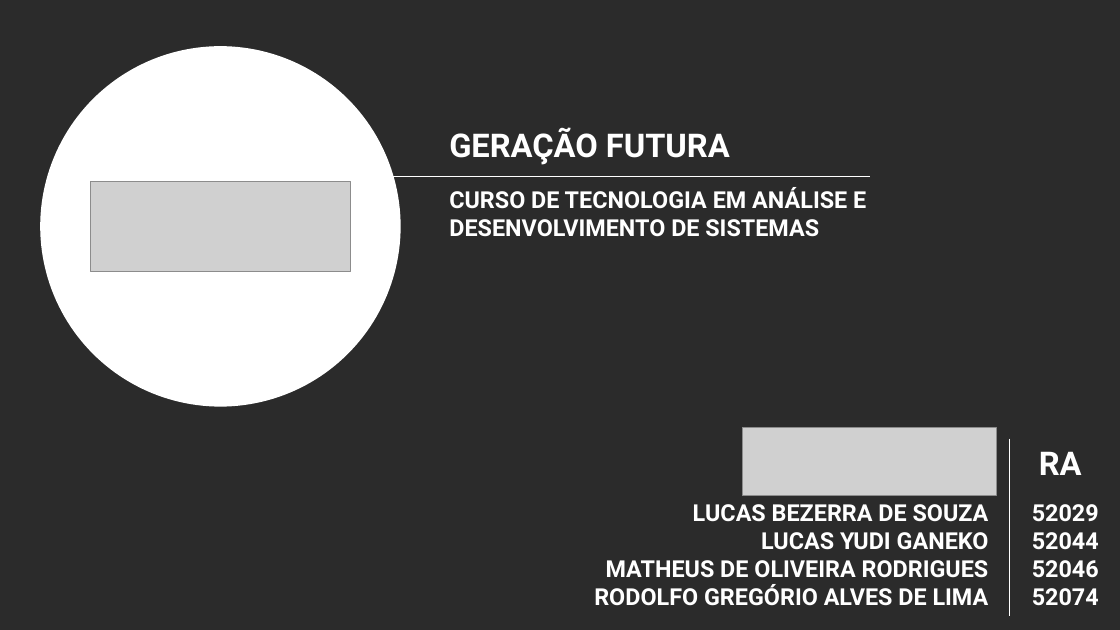
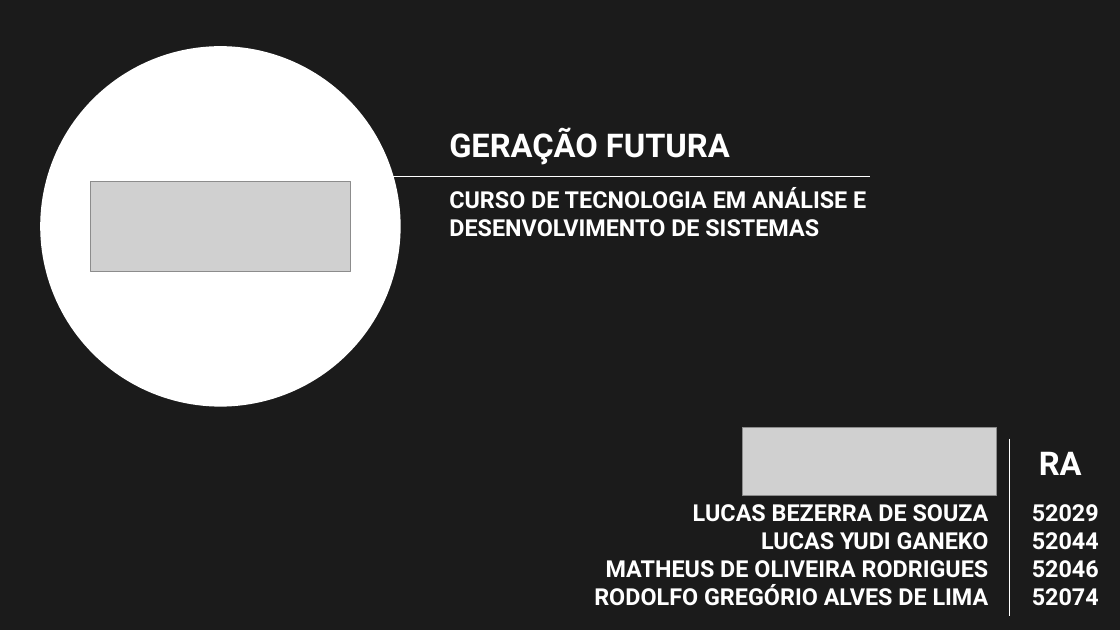
Before and after one commit to YudiG12/grupo-bandtec, a slide deck: slide 1 of Apresentação/inSensor.pptx (slide 2 before the commit). Drawn at 1120x630 pixels with LibreOffice and Linux fonts; fonts in the diff are those of the drawing; grey boxes stand for pictures; background and template pictures are left out; a plain dark background stands for a picture behind light text. Boxes give left, top, right and bottom in pixels: in the first picture for what was removed or moved away, otherwise in the second. Text is boxed around its words. In the diff, an @@ line names an element or a change of style, - is before the commit and + after.

```diff
--- a/Apresentação/inSensor.pptx
+++ b/Apresentação/inSensor.pptx
@@ rectangle added at (x1=0, y1=0, x2=1120, y2=630), fill #000000 at 37% opacity @@
```
Also in this commit, not shown: 1 other slide changed, 1 slide added.
